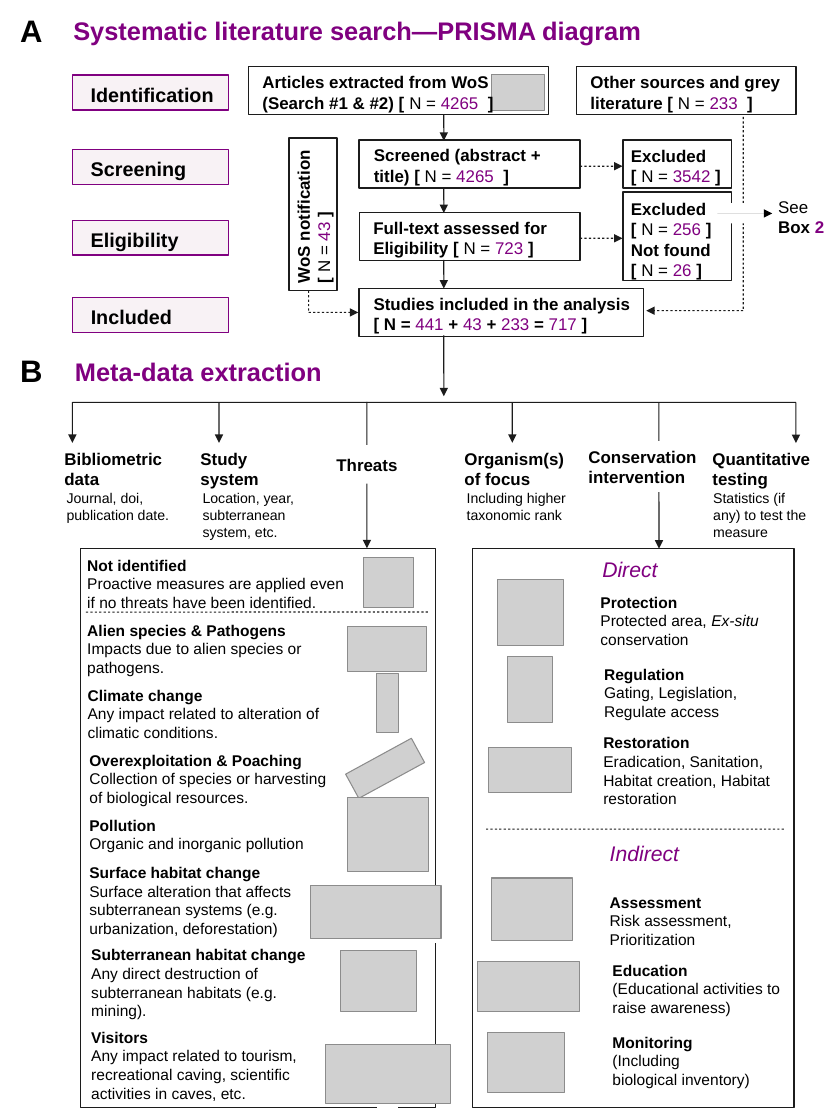
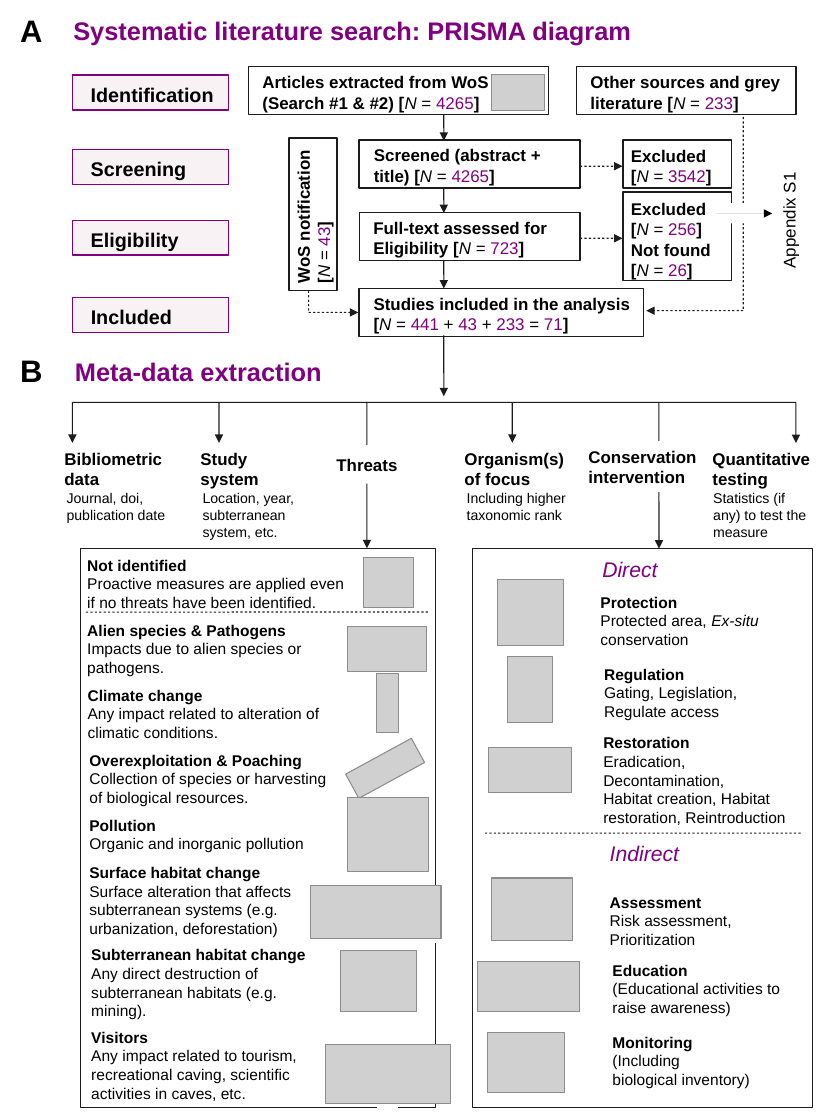
Before and after one commit to StefanoMammola/Analysis_Practical-Subterranean-Conservation, a slide deck: slide 1 of Figure/Figure_1.odp. Drawn at 840x1120 pixels with LibreOffice and Linux fonts; fonts in the diff are those of the drawing; grey boxes stand for pictures. Boxes give left, top, right and bottom in pixels: in the first picture for what was removed or moved away, otherwise in the second. Text is boxed around its words. In the diff, an @@ line names an element or a change of style, - is before the commit and + after.

```diff
--- a/Figure/Figure_1.odp
+++ b/Figure/Figure_1.odp
@@ text at [73,21,631,46]: text changed @@
-Systematic literature search—PRISMA diagram
+Systematic literature search: PRISMA diagram
@@ text at [262,75,488,113]: spaces changed @@
-Articles extracted from WoS (Search #1 & #2) [ N = 4265 ]
+Articles extracted from WoS (Search #1 & #2) [N = 4265]
@@ text at [590,75,780,113]: spaces changed @@
-Other sources and grey literature [ N = 233 ]
+Other sources and grey literature [N = 233]
@@ text at [374,148,526,186]: spaces changed @@
-Screened (abstract + title) [ N = 4265 ]
+Screened (abstract + title) [N = 4265]
@@ text "Appendix S1" at [780,174,799,267]: rotation 0 to 270 degrees @@
@@ text at [631,169,711,186]: spaces changed @@
-[ N = 3542 ]
+[N = 3542]
@@ text at [780,174,799,267]: text changed; bold off @@
-See Box 2
+Appendix S1
@@ text at [315,224,334,282]: spaces changed @@
-[ N = 43 ]
+[N = 43]
@@ text at [631,222,702,239]: spaces changed @@
-[ N = 256 ]
+[N = 256]
@@ text at [373,241,524,258]: spaces changed @@
-Eligibility [ N = 723 ]
+Eligibility [N = 723]
@@ text at [631,263,692,280]: spaces changed @@
-[ N = 26 ]
+[N = 26]
@@ text at [374,317,568,334]: text changed @@
-[ N = 441 + 43 + 233 = 717 ]
+[N = 441 + 43 + 233 = 71]
@@ text at [67,492,165,523]: text changed @@
-Journal, doi, publication date.
+Journal, doi, publication date
@@ rectangle: place and size @@
-rectangle at [472,548,794,1107]
+rectangle at [472,548,813,1107]
@@ text at [603,755,785,825]: text changed @@
-Eradication, Sanitation,
-Habitat creation, Habitat restoration
+Eradication, Decontamination,
+Habitat creation, Habitat restoration, Reintroduction
@@ line moved from (783, 829) - (486, 829) to (800, 833) - (486, 833) @@
```
Also in this commit, not shown: 13 other files.
